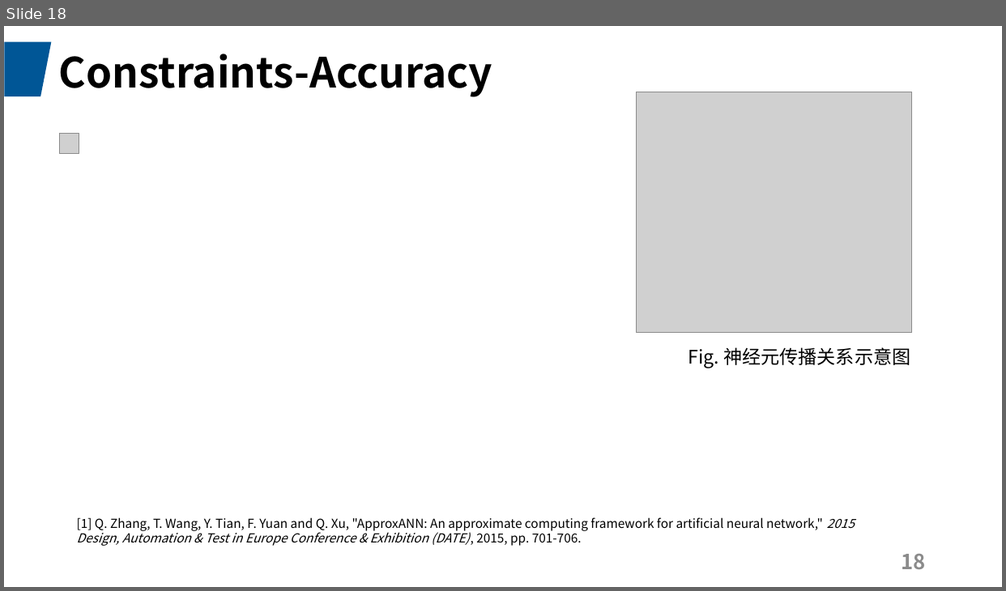
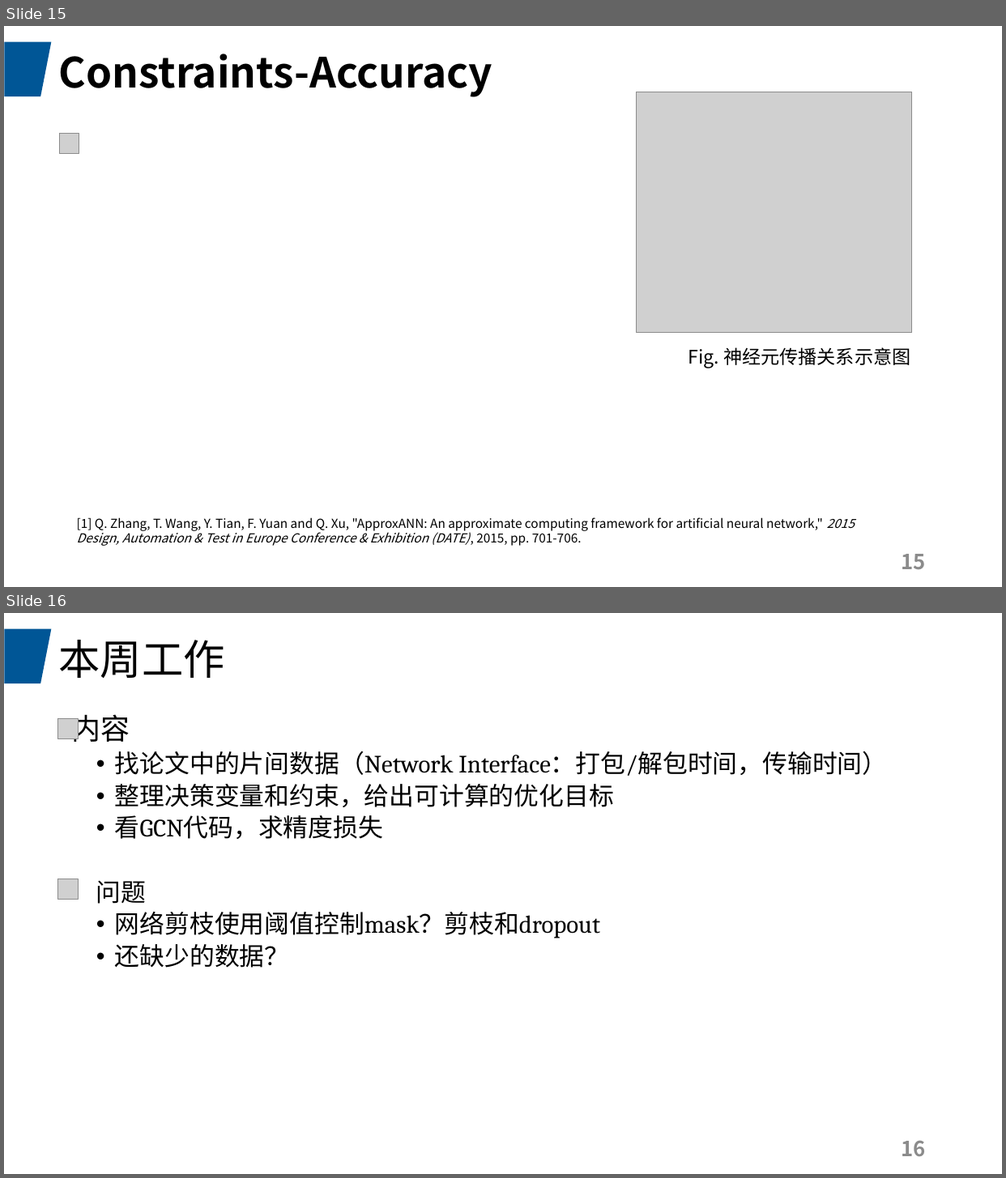
Before and after one commit to JadeQiong/DSE, a slide deck: 组会3.24GNN.pptx. Shown one above the other, each under a label of ours: slide 18 before the commit, slides 15 and 16 after it. The pictures are 1006x591 and 1006x1178 pixels, drawn with LibreOffice and Linux fonts; fonts in the diff are those of the drawing; grey boxes stand for pictures. Boxes give left, top, right and bottom in pixels: in the first picture for what was removed or moved away, otherwise in the second. Text is boxed around its words. In the diff, an @@ line names an element or a change of style, - is before the commit and + after.

```diff
--- a/组会3.24GNN.pptx
+++ b/组会3.24GNN.pptx
@@ slide 16 added at <box>4,613,1002,1174</box>, background #FFFFFF; not listed: 1 template element that a slide beside it also shows @@
@@ title added at <box>59,640,225,678</box>, 40 pt, text #000000 @@
+本周工作
@@ picture added at <box>58,718,78,739</box> @@
@@ text added at <box>72,714,887,968</box>, 24 pt, text #000000 @@
+内容
+  • 找论文中的片间数据（Network Interface：打包/解包时间，传输时间）
+  • 整理决策变量和约束，给出可计算的优化目标
+  • 看GCN代码，求精度损失
+  问题
+  • 网络剪枝使用阈值控制mask？剪枝和dropout
+  • 还缺少的数据？
@@ picture added at <box>58,879,78,900</box> @@
@@ page number added at <box>901,1140,926,1157</box>, 20 pt, text #8C8C8C, bold @@
+16
@@ what was slide 18 is now slide 15 @@
@@ page number at <box>901,554,926,570</box>: text changed @@
-18
+15
```
Also in this commit, not shown: 3 slides changed, 1 other slide added, 1 other file.
